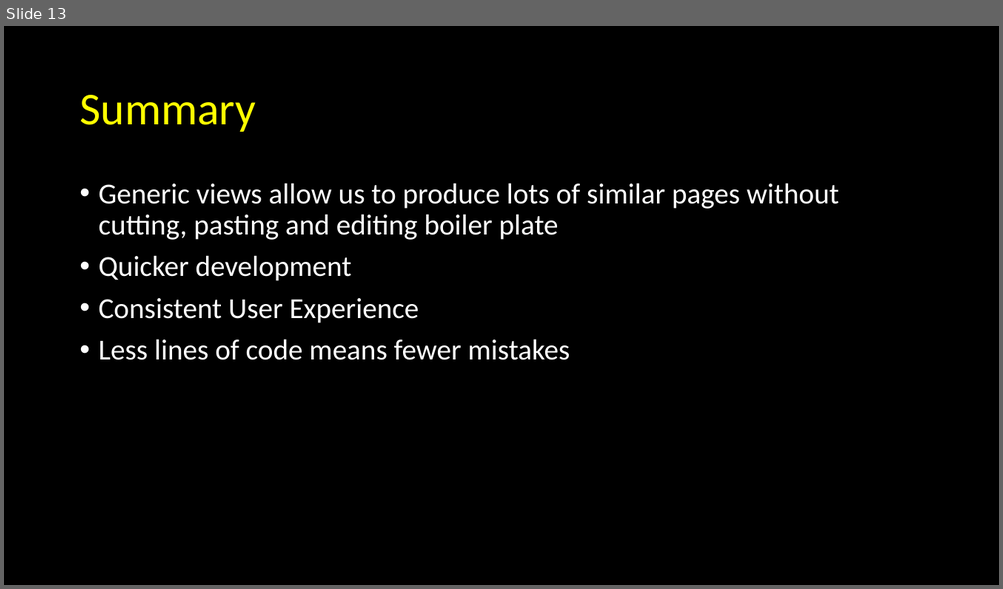
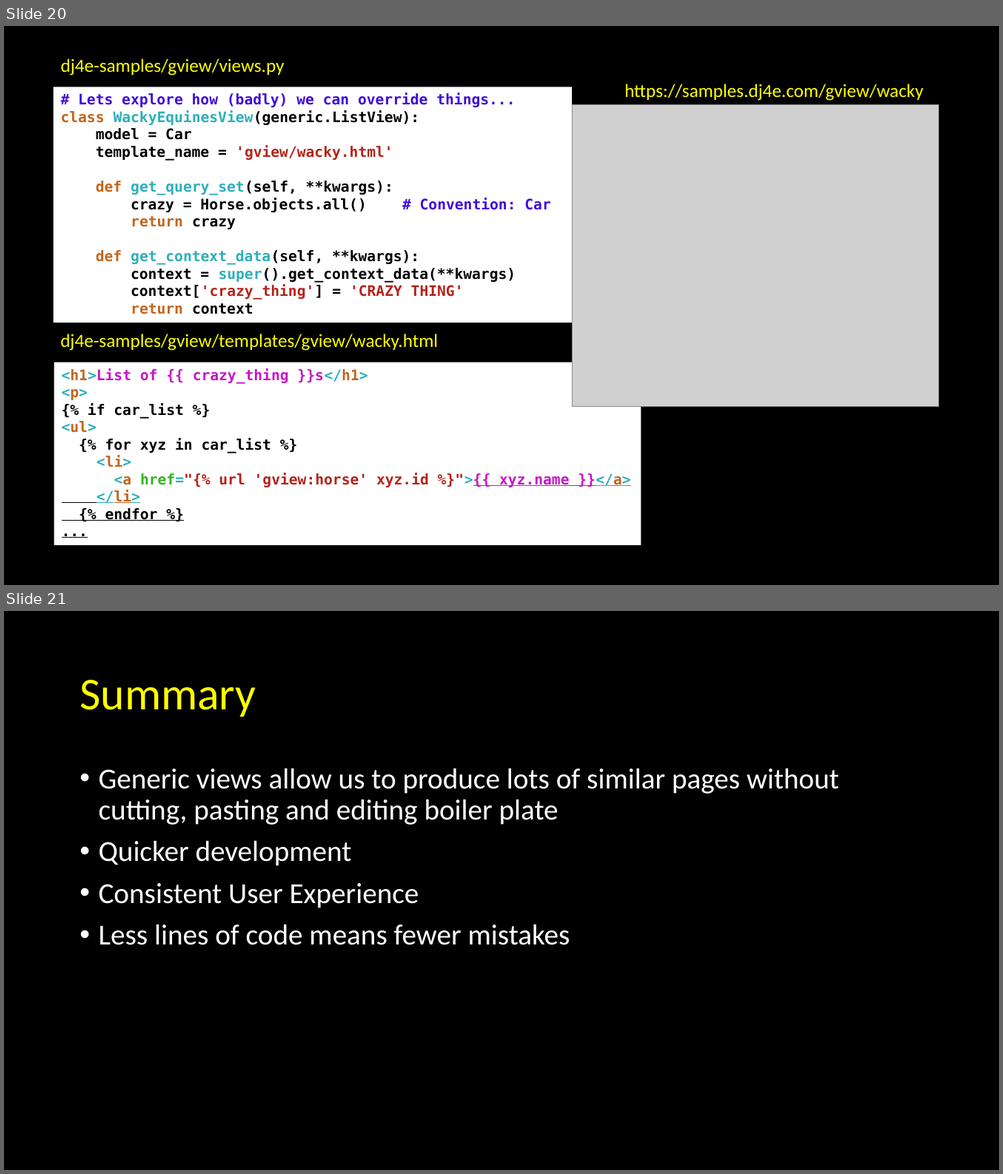
Before and after one commit to csev/dj4e, a slide deck: lectures/DJ-07-Views-Generic.pptx. Shown one above the other, each under a label of ours: slide 13 before the commit, slides 20 and 21 after it. The pictures are 1003x589 and 1003x1174 pixels, drawn with LibreOffice and Linux fonts; fonts in the diff are those of the drawing; grey boxes stand for pictures. Boxes give left, top, right and bottom in pixels: in the first picture for what was removed or moved away, otherwise in the second. Text is boxed around its words. In the diff, an @@ line names an element or a change of style, - is before the commit and + after.

```diff
--- a/lectures/DJ-07-Views-Generic.pptx
+++ b/lectures/DJ-07-Views-Generic.pptx
@@ slide 20 added at box(4, 26, 999, 585), background #000000 @@
@@ text added at box(61, 59, 284, 76), 18 pt, text #FFFF00 @@
+dj4e-samples/gview/views.py
@@ rectangle added at box(54, 87, 572, 323), fill #FFFFFF, 14 pt, text #000000, bold @@
+# Lets explore how (badly) we can override things...
+class WackyEquinesView(generic.ListView):
+model = Car
+template_name = 'gview/wacky.html'
+def get_query_set(self, **kwargs):
+crazy = Horse.objects.all() # Convention: Car
+return crazy
+def get_context_data(self, **kwargs):
+context = super().get_context_data(**kwargs)
+context['crazy_thing'] = 'CRAZY THING'
+return context
@@ text added at box(624, 84, 923, 101), 18 pt, text #FFFF00 @@
+https://samples.dj4e.com/gview/wacky
@@ picture added at box(572, 105, 939, 407) @@
@@ text added at box(60, 334, 438, 351), 18 pt, text #FFFF00 @@
+dj4e-samples/gview/templates/gview/wacky.html
@@ rectangle added at box(54, 363, 641, 546), fill #FFFFFF, 14 pt, text #000000, bold @@
+<h1>List of {{ crazy_thing }}s</h1>
+<p>
+{% if car_list %}
+<ul>
+{% for xyz in car_list %}
+<li>
+<a href="{% url 'gview:horse' xyz.id %}">{{ xyz.name }}</a>
+</li>
+{% endfor %}
+...
@@ what was slide 13 is now slide 21 @@
```
Also in this commit, not shown: 5 slides changed, 7 other slides added, 2 slides removed, 2 other files.
